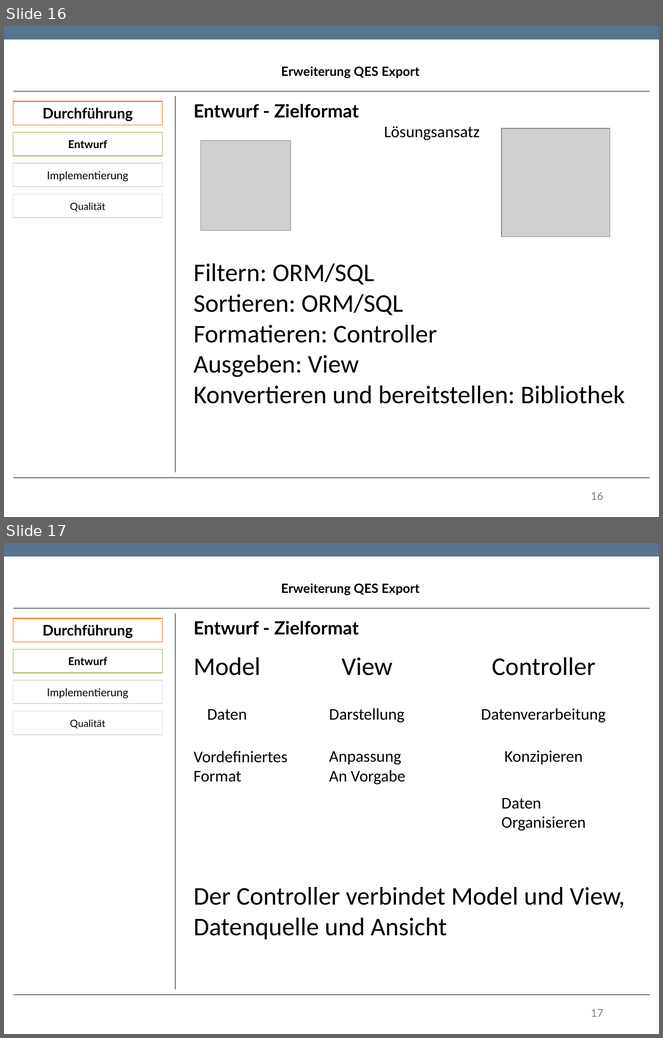
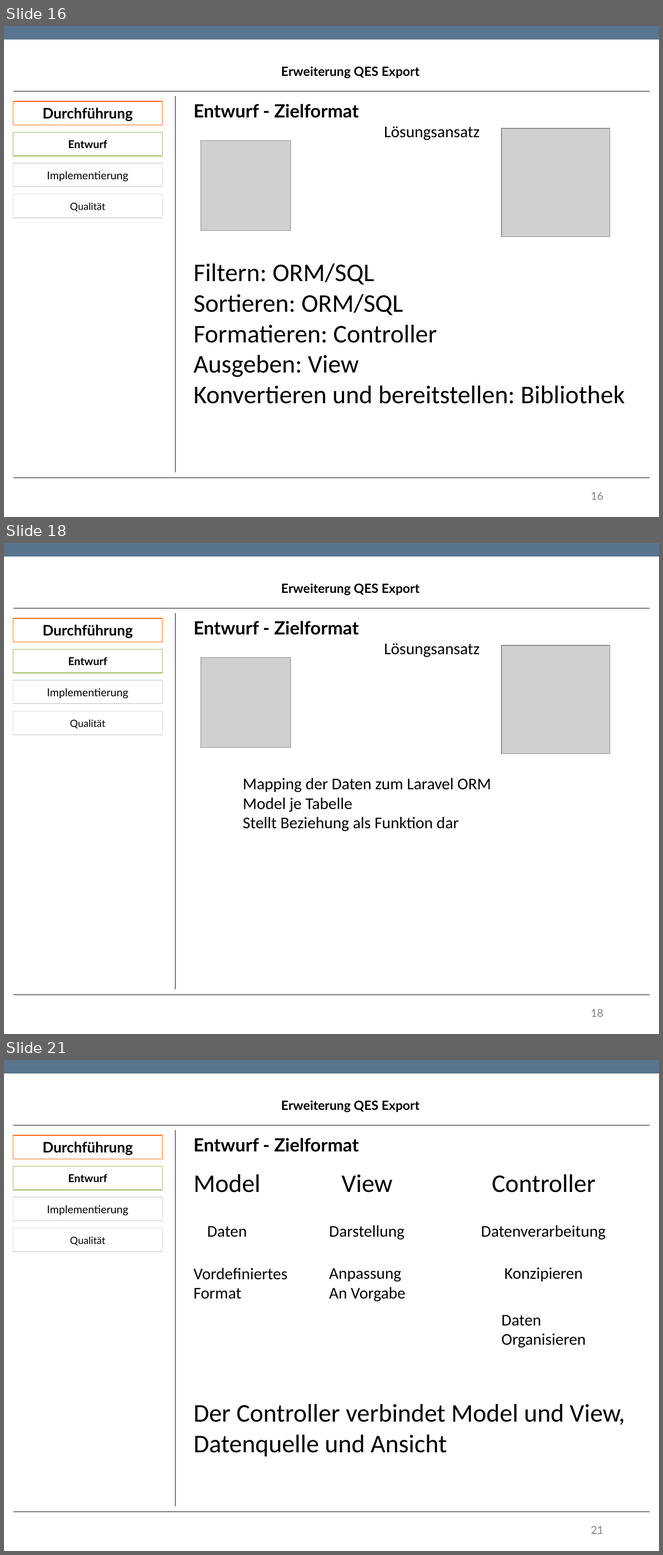
Before and after one commit to TwoHorus/dbExelExportLaravel, a slide deck: DOC/Fachgespraech.pptx. Shown one above the other, each under a label of ours: slides 16 and 17 before the commit, slides 16, 18 and 21 after it; the slides between them are not shown. The pictures are 663x1038 and 663x1555 pixels, drawn with LibreOffice and Linux fonts; fonts in the diff are those of the drawing; grey boxes stand for pictures; background and template pictures are left out. Boxes give left, top, right and bottom in pixels: in the first picture for what was removed or moved away, otherwise in the second. Text is boxed around its words. In the diff, an @@ line names an element or a change of style, - is before the commit and + after.

```diff
--- a/DOC/Fachgespraech.pptx
+++ b/DOC/Fachgespraech.pptx
@@ slide 18 added at box(4, 543, 659, 1034), background #FFFFFF; not listed: 1 template element that a slide beside it also shows @@
@@ text added at box(281, 584, 419, 596), 14 pt, text #000000, bold @@
+Erweiterung QES Export
@@ rectangle added at box(13, 618, 163, 642), fill #FFFFFF, outline #FF6400 0.85 pt, 16 pt, text #000000, bold @@
+Durchführung
@@ line added from (13, 608) to (650, 608), #000000 0.75 pt @@
@@ line added from (176, 613) to (176, 990), #000000 0.75 pt @@
@@ text added at box(194, 621, 359, 635), 20 pt, text #000000, bold @@
+Entwurf - Zielformat
@@ rectangle added at box(13, 649, 163, 672), fill #FFFFFF, outline #9BBB59 0.85 pt, 12 pt, text #000000, bold @@
+Entwurf
@@ text added at box(384, 643, 480, 657), 18 pt, text #000000 @@
+Lösungsansatz
@@ picture added at box(502, 645, 611, 754) @@
@@ picture added at box(201, 657, 291, 747) @@
@@ rectangle added at box(13, 681, 163, 704), fill #FFFFFF, outline #DADADA 0.85 pt, 12 pt, text #000000 @@
+Implementierung
@@ rectangle added at box(13, 711, 163, 735), fill #FFFFFF, outline #DADADA 0.85 pt, 11 pt, text #000000 @@
+Qualität
@@ text added at box(209, 747, 282, 750), 18 pt, text #000000 @@
+Datenbank
@@ text added at box(243, 778, 491, 832), 18 pt, text #000000 @@
+Mapping der Daten zum Laravel ORM
+Model je Tabelle
+Stellt Beziehung als Funktion dar
@@ line added from (13, 995) to (650, 995), #000000 0.75 pt @@
@@ page number added at box(591, 1009, 604, 1017), 12 pt, text #808080 @@
+18
@@ what was slide 17 is now slide 21 @@
@@ page number at box(591, 1526, 604, 1534): text changed @@
-17
+21
```
Also in this commit, not shown: 3 other slides added.
